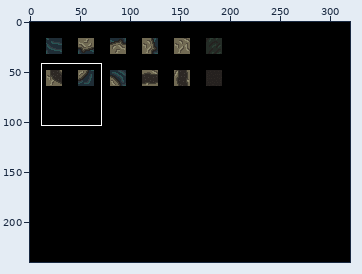
Pixel-art file -- Tiles/LeonTiles/SpriteSheet/sprite sheet.aseprite. The first picture is a wide view before the edit; the outline marks the close-up.
Close-up. Before:
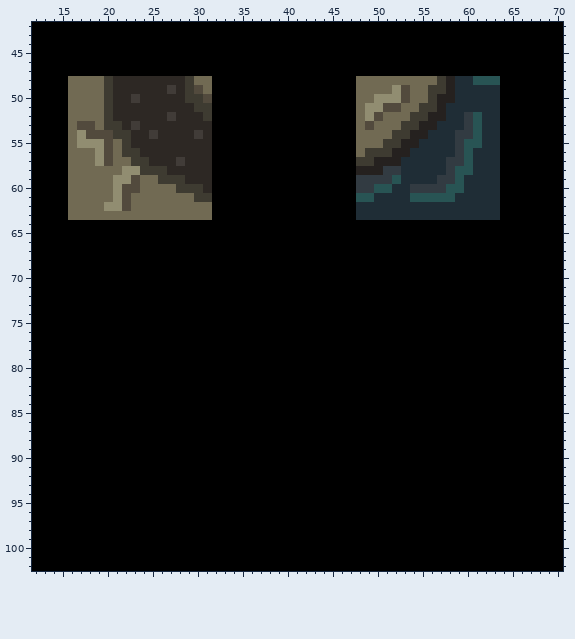
320x240 pixels, 1 frame. Colours within 5 levels of each other are drawn and written as one. Shown: x 12..70, y 42..102. The commit also changed other parts of the picture, which this record leaves out.
Now the later version:
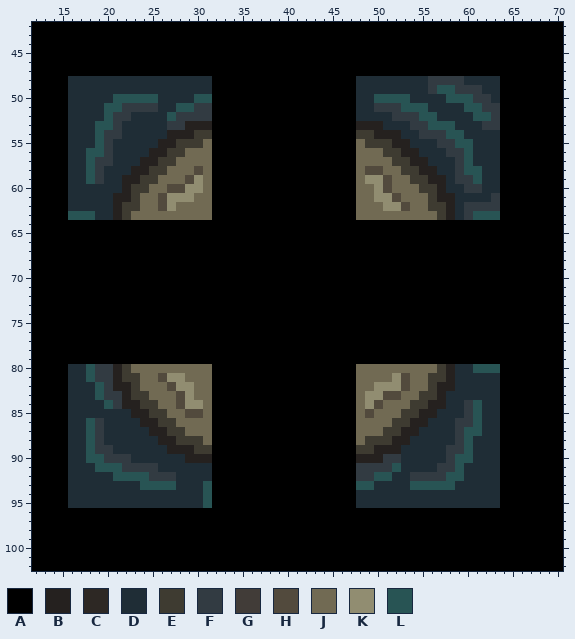
Palette (. is transparent): A #000000  B #25211f  C #2d2824  D #1f2d36  E #3e3b31  F #323b42  G #413c38  H #524a3d  J #716a53  K #918d71  L #285454
Change:
layer "Water Corner Top Right" added
layer "Water Corner Bottom Right" added
Changed rows in their new state; - is an unchanged pixel.
first column x 16:
 48 DDDDDDDDDDDDDDDD----------------DDDDDDDDFFFF-DDD
 49 DDDDDDDDDDDDDDDD----------------DDDDDDDDFLLFFF--
 50 DDDDDLLLLLDDDDLL----------------DDLLLLDDDDLLLFF-
 51 DDDDLLFFFFDDLLFF----------------DDFFFLLLDD--LLFF
 52 DDDDLFFDDDDLFFFF----------------DDDDFFFLLD--D-LF
 53 DDDLLFDDDDDFFBBB----------------BBBDDDFFLLL-DDFF
 54 DDDLFFDDDDDBBBEE----------------EEBBBDDFFFLLDD--
 55 DDDLFDDDDDBBEEEJ-----------------EE-B-D--FFL-D--
 56 DDLLFDDDDBBEEJJJ-----------------JJ-E-B---F-----
 57 DDLFFDDDBBEEJJJJ----------------JJJJEEBB--D-----
 58 DDLFDDDBB--JJJHJ----------------JHHJJEEBB-DF-L--
 59 DDLFDDBBEEJJJHKJ----------------JKKHJJEEBBDFFL--
 60 DDDDDDBEE--HHKKJ----------------JJKHJJJEEBDDFF--
 61 DDDDDBBE--HKKKJJ----------------JJKKHJJJEBB----F
 62 DDDDDBEE--HK--------------------JJJKKHJJEEB-FFFF
 63 LLLDDBE-------------------------JJJJJJJJJEB-FLLL
first column x 16:
 80 DDLFFBEJJJJJJJJJ----------------JJJJJJJJJEBDDLLL
 81 DDLFFBEEJJHKKJJJ----------------JJJJKHJJEEBDDDDD
 82 DDDLFBBEJJJHKKJJ----------------JJKKKHJJEBBDDDDD
 83 DDDLFFBEEJJJHKJJ----------------JKKHHJJEEBDDDDDD
 84 DDDDLFBBEEJJHKKJ----------------JKHJJJEEBBDDFLDD
 85 DDDDDDDBBEEJJHHJ----------------JHJJJEEBBDDDFLDD
 86 DDLFDDDDBBEEJJJJ----------------JJJJEEBBDDDFFLDD
 87 DDLFDDDDDBBEEJJJ----------------JJJEEBBDDDDFLLDD
 88 DDLFDDDDDDBBEEEJ----------------JEEEBBDDDDDFLDDD
 89 DDLFFDDDDDDBBBEE----------------EEBBBDDDDDFFLDDD
 90 DDLLFFFDDDDDDBBB----------------BBBFFDDDDDFLLDDD
 91 DDDLLLFFFFDDDDDD----------------FFFFLDDDDFFLDDDD
 92 DDDDDLLLLFFFDDDD----------------FFLLDDFFFFLLDDDD
 93 DDDDDDDDLLLLDDDL----------------LLDDDDLLLLLDDDDD
 94 DDDDDDDDDDDDDDDL----------------DDDDDDDDDDDDDDDD
 95 DDDDDDDDDDDDDDDL----------------DDDDDDDDDDDDDDDD
Boxes around the changes in both close-ups, in picture pixels (x1, y1, x2, y2):
changed: (68, 76, 212, 220)
changed: (356, 76, 500, 220)
changed: (68, 364, 212, 508)
changed: (356, 364, 500, 508)
